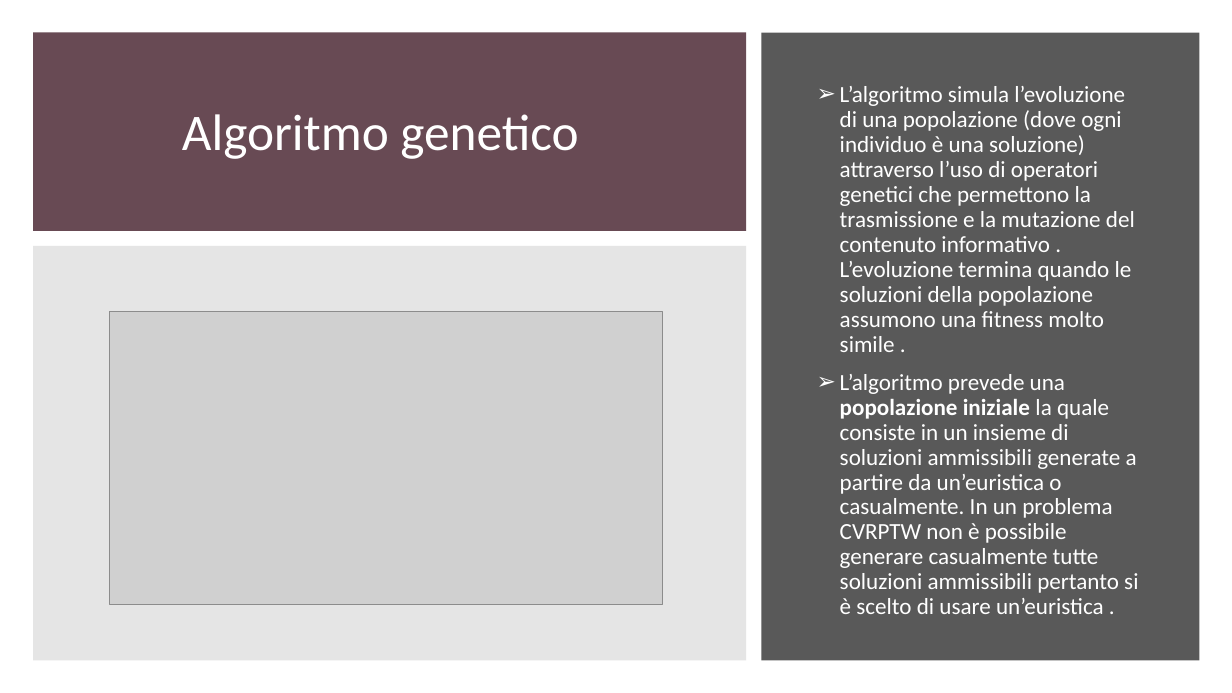
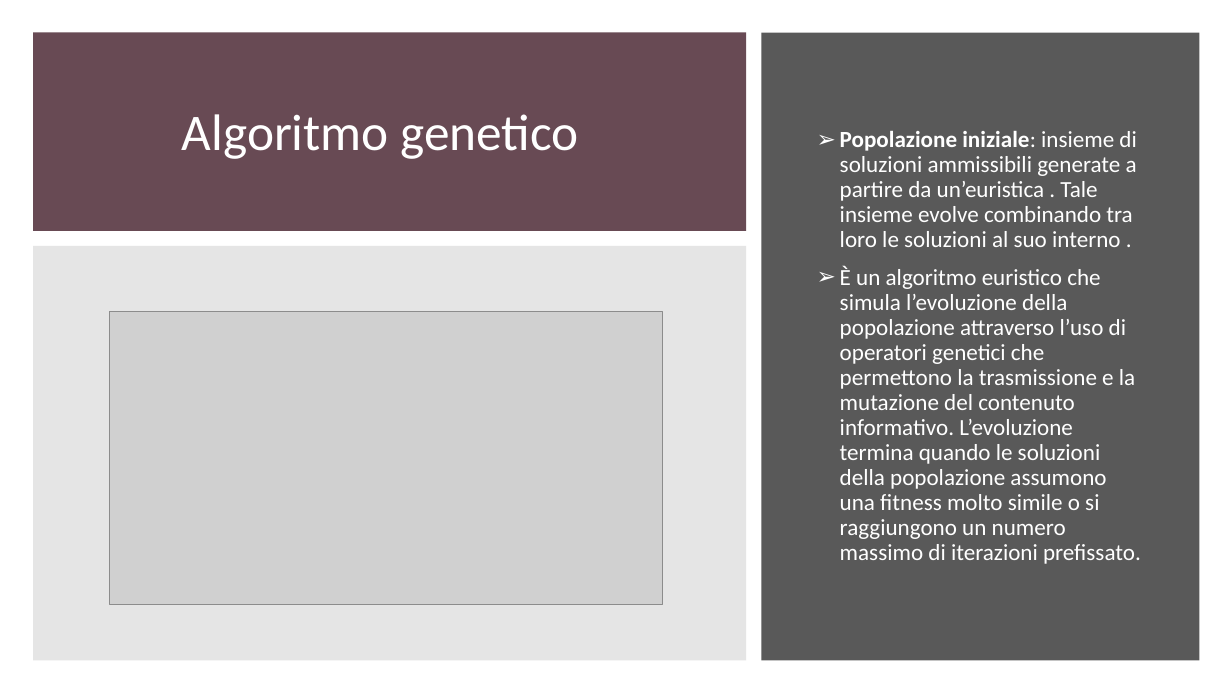
Before and after one commit to gdr-98/Greedy-heuristics-and-genetic-algorithm-for-a-CVRPTW-problem-resolution-, a slide deck: slide 6 of Power_point_nik.pptx. Drawn at 1232x693 pixels with LibreOffice and Linux fonts; fonts in the diff are those of the drawing; grey boxes stand for pictures. Boxes give left, top, right and bottom in pixels: in the first picture for what was removed or moved away, otherwise in the second. Text is boxed around its words. In the diff, an @@ line names an element or a change of style, - is before the commit and + after.

```diff
--- a/Power_point_nik.pptx
+++ b/Power_point_nik.pptx
@@ text at box(840, 131, 1141, 564): text changed @@
-➢ L’algoritmo simula l’evoluzione di una popolazione (dove ogni individuo è una soluzione) attraverso l’uso di operatori genetici che permettono la trasmissione e la mutazione del contenuto informativo . L’evoluzione termina quando le soluzioni della popolazione assumono una fitness molto simile .
-➢ L’algoritmo prevede una popolazione iniziale la quale consiste in un insieme di soluzioni ammissibili generate a partire da un’euristica o casualmente. In un problema CVRPTW non è possibile generare casualmente tutte soluzioni ammissibili pertanto si è scelto di usare un’euristica .
+➢ Popolazione iniziale: insieme di soluzioni ammissibili generate a partire da un’euristica . Tale insieme evolve combinando tra loro le soluzioni al suo interno .
+➢ È un algoritmo euristico che simula l’evoluzione della popolazione attraverso l’uso di operatori genetici che permettono la trasmissione e la mutazione del contenuto informativo. L’evoluzione termina quando le soluzioni della popolazione assumono una fitness molto simile o si raggiungono un numero massimo di iterazioni prefissato.
```
Also in this commit, not shown: 14 other slides changed, 4 slides added, 9 slides removed.
